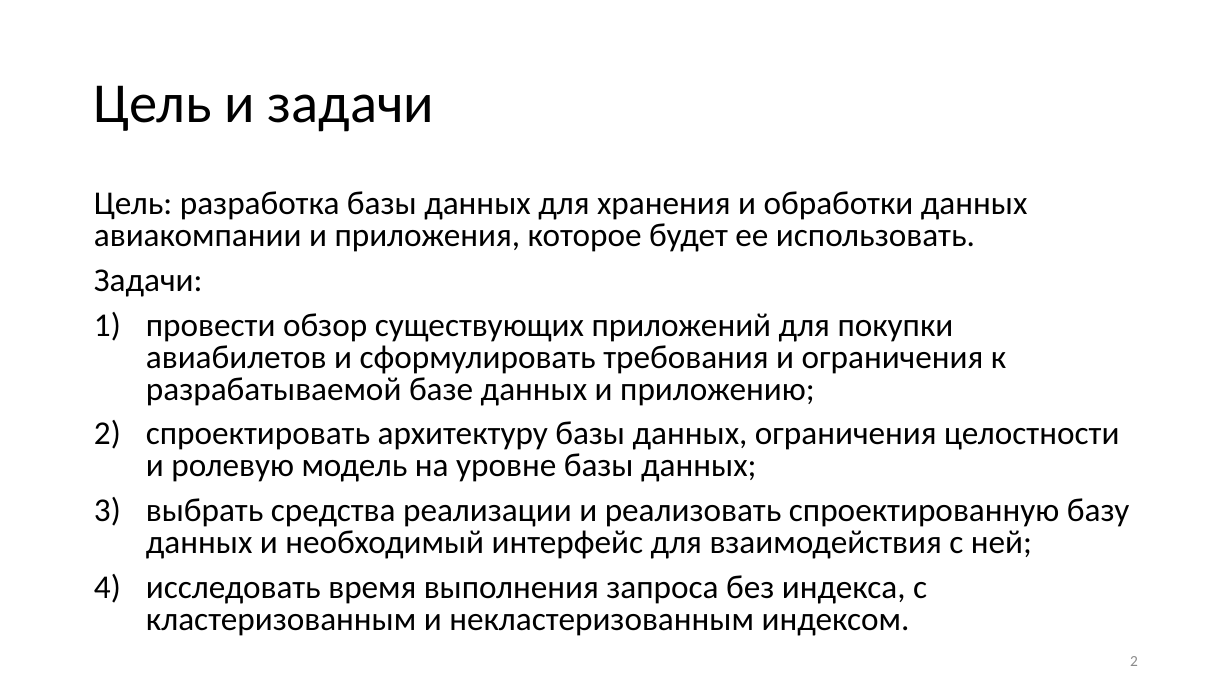
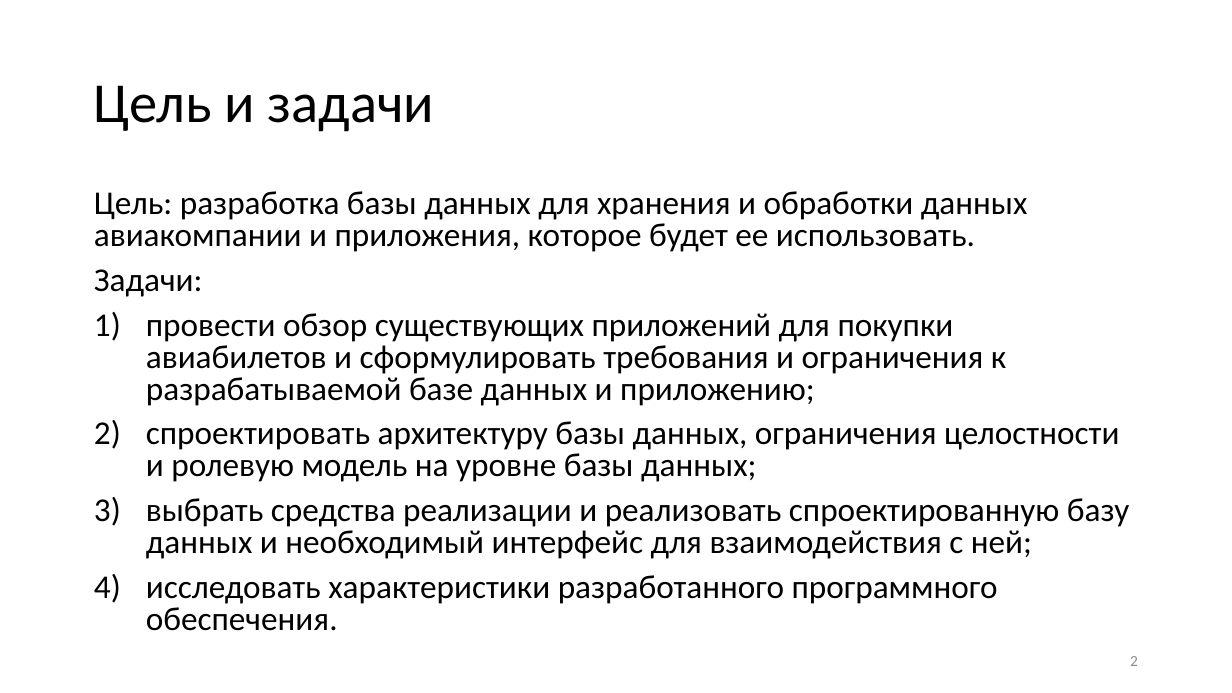
Before and after one commit to marchenko-vs/ics7-db-cp, a slide deck: slide 2 of presentation.pptx. Drawn at 1232x693 pixels with LibreOffice and Linux fonts; fonts in the diff are those of the drawing. Boxes give left, top, right and bottom in pixels: in the first picture for what was removed or moved away, otherwise in the second. Text is boxed around its words. In the diff, an @@ line names an element or a change of style, - is before the commit and + after.

```diff
--- a/presentation.pptx
+++ b/presentation.pptx
@@ text at (146, 575, 998, 631): text changed @@
-4) исследовать время выполнения запроса без индекса, с кластеризованным и некластеризованным индексом.
+4) исследовать характеристики разработанного программного обеспечения.
```
Also in this commit, not shown: 5 other slides changed, 2 slides added, 2 slides removed, 35 other files.
